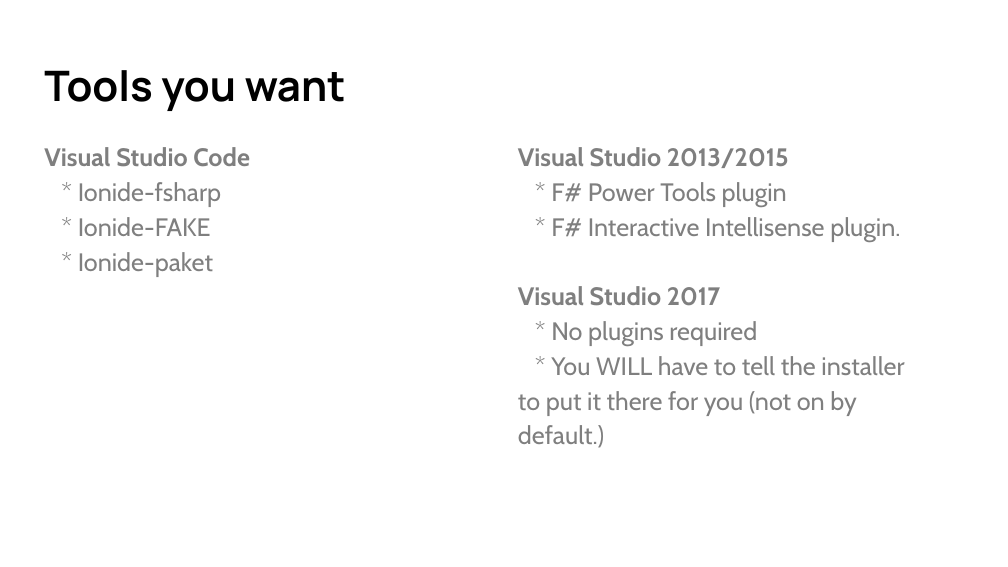
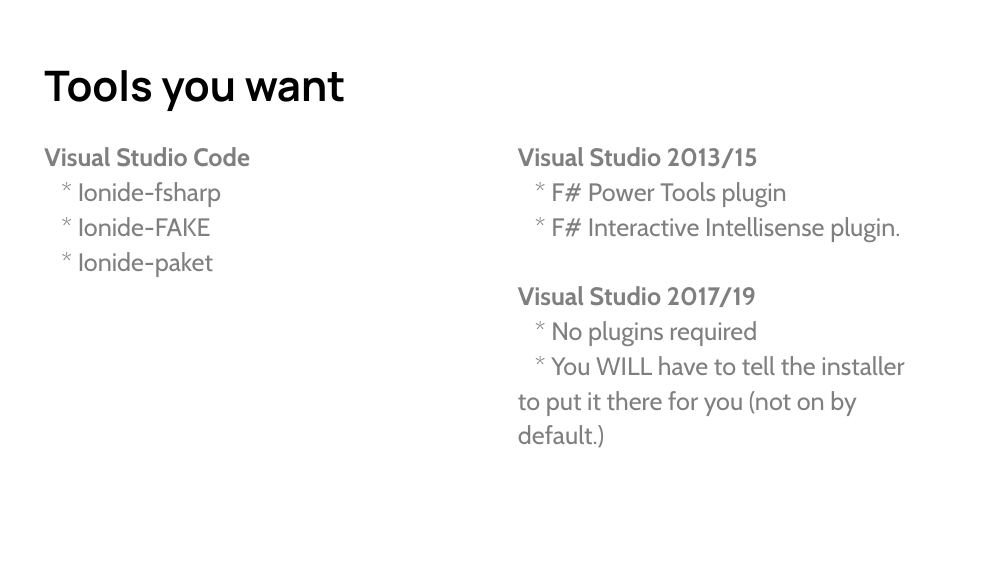
Before and after one commit to cmbrown1598/fsDemo, a slide deck: slide 66 of Intro to F# - Quick.pptx (slide 67 before the commit). Drawn at 1008x567 pixels with LibreOffice and Linux fonts; fonts in the diff are those of the drawing. Boxes give left, top, right and bottom in pixels: in the first picture for what was removed or moved away, otherwise in the second. Text is boxed around its words. In the diff, an @@ line names an element or a change of style, - is before the commit and + after.

```diff
--- a/Intro to F# - Quick.pptx
+++ b/Intro to F# - Quick.pptx
@@ text at (x1=518, y1=147, x2=904, y2=448): text changed @@
-Visual Studio 2013/2015
-* F# Power Tools plugin
-* F# Interactive Intellisense plugin.
-Visual Studio 2017
-* No plugins required
-* You WILL have to tell the installer to put it there for you (not on by default.)
+Visual Studio 2013/15
+* F# Power Tools plugin
+* F# Interactive Intellisense plugin.
+Visual Studio 2017/19
+* No plugins required
+* You WILL have to tell the installer to put it there for you (not on by default.)
```
Also in this commit, not shown: 13 other slides changed, 1 slide removed, 1 other file.
